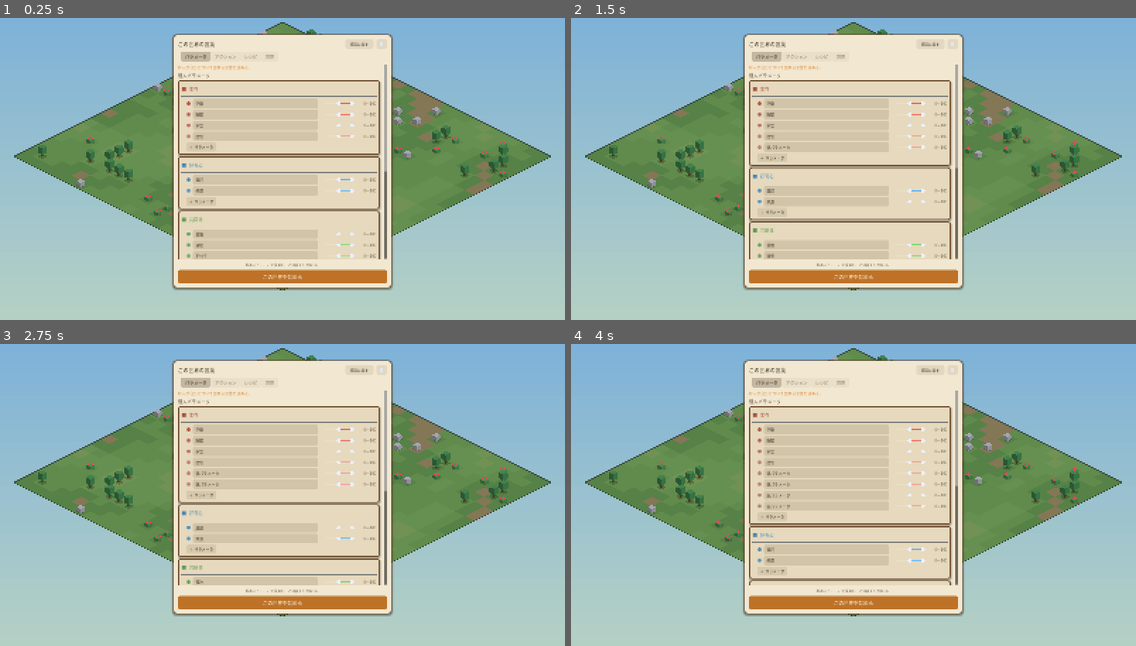
Above: before the commit, frames 1-4 (two rows, left to right).
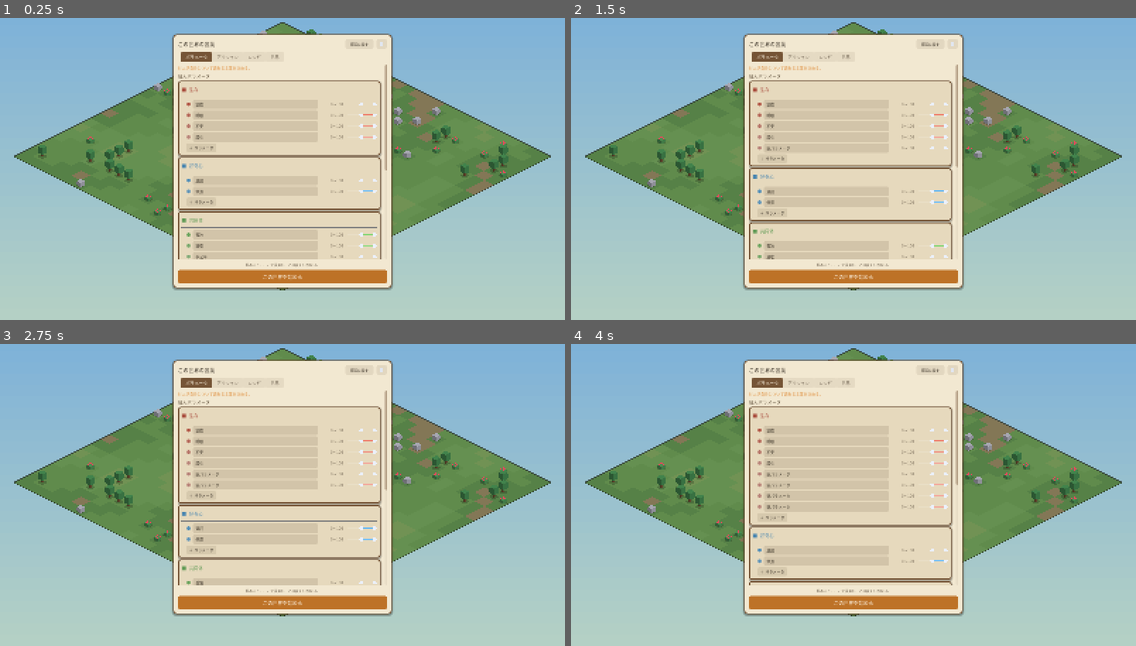
Above: after the commit, the same moments.

Repository: asterisk-cn/world-simulator
Game: Godot game, scene res://scenes/main.tscn
The game is run twice, just before and just after one commit, with the same random seed, the same clock (stepped at 60 frames per second) and the same inputs.
Inputs:
- Up to frame 1 (0.25 s): no input
- Up to frame 2 (1.5 s): click "既定に戻す" at 0.5 s; click "＋ パラメータ" at 1.25 s
- Up to frame 3 (2.75 s): click "＋ パラメータ" at 2 s
- Up to frame 4 (4 s): click "＋ パラメータ" at 2.75 s; click "＋ パラメータ" at 3.5 s

The runs differ from the first frame. In frame 1, 3.3% of the frame differs, in the area x 31-69%, y 11-80%; in frame 2, 3.0%; in frame 3, 3.3%; in frame 4, 3.2%.

Commit message:
タブとスクロールバーを紙に馴染ませ、右端の詰まりを解消
- 選ばれているタブを木の色で塗り、紙の文字を乗せる。
  半端な濃さでは選択が読めなかった
- スクロールバーが紙の上で黒い棒に見えていたので木の色へ
- 範囲の値をスライダーの手前に移し、行の右端に余白を作る

Co-Authored-By: Claude Opus 5 <noreply@anthropic.com>

Diff:
--- a/scripts/ui/ui_kit.gd
+++ b/scripts/ui/ui_kit.gd
@@ -79,14 +79,44 @@
 	th.set_stylebox("hover", "PopupMenu", flat.call(INK_HOVER, 5, 6, 3))
 
 	th.set_stylebox("panel", "TabContainer", StyleBoxEmpty.new())
-	th.set_stylebox("tab_selected", "TabContainer", flat.call(INK_ACTIVE, 6, 12, 5))
-	th.set_stylebox("tab_unselected", "TabContainer", flat.call(Color(0.30, 0.22, 0.14, 0.05), 6, 12, 5))
-	th.set_stylebox("tab_hovered", "TabContainer", flat.call(INK_HOVER, 6, 12, 5))
-	th.set_color("font_selected_color", "TabContainer", Color(0.10, 0.08, 0.05))
+	# 選ばれているタブは木の色で塗り、紙の文字を乗せる。半端な濃さだと選択が読めない
+	var tab_on := StyleBoxFlat.new()
+	tab_on.bg_color = WOOD
+	tab_on.corner_radius_top_left = 7
+	tab_on.corner_radius_top_right = 7
+	tab_on.content_margin_left = 14
+	tab_on.content_margin_right = 14
+	tab_on.content_margin_top = 6
+	tab_on.content_margin_bottom = 6
+	th.set_stylebox("tab_selected", "TabContainer", tab_on)
+	th.set_stylebox("tab_unselected", "TabContainer",
+		flat.call(Color(0.30, 0.22, 0.14, 0.08), 7, 14, 6))
+	th.set_stylebox("tab_hovered", "TabContainer",
+		flat.call(Color(0.30, 0.22, 0.14, 0.16), 7, 14, 6))
+	th.set_color("font_selected_color", "TabContainer", Color(0.97, 0.94, 0.87))
 	th.set_color("font_unselected_color", "TabContainer", TEXT_DIM)
+	th.set_color("font_hovered_color", "TabContainer", TEXT)
 
 	th.set_color("separator", "HSeparator", Color(0.30, 0.22, 0.14, 0.22))
 	th.set_constant("separation", "HSeparator", 6)
+
+	# スクロールバー。既定のままだと紙の上で黒い棒に見える
+	var track := StyleBoxFlat.new()
+	track.bg_color = Color(0.30, 0.22, 0.14, 0.07)
+	track.set_corner_radius_all(4)
+	track.content_margin_left = 3
+	track.content_margin_right = 3
+	var grab := StyleBoxFlat.new()
+	grab.bg_color = Color(0.46, 0.33, 0.21, 0.45)
+	grab.set_corner_radius_all(4)
+	var grab_on := StyleBoxFlat.new()
+	grab_on.bg_color = Color(0.46, 0.33, 0.21, 0.70)
+	grab_on.set_corner_radius_all(4)
+	for t in ["VScrollBar", "HScrollBar"]:
+		th.set_stylebox("scroll", t, track)
+		th.set_stylebox("grabber", t, grab)
+		th.set_stylebox("grabber_highlight", t, grab_on)
+		th.set_stylebox("grabber_pressed", t, grab_on)
 	return th
 
 
@@ -406,15 +436,15 @@
 	nm.custom_minimum_size = Vector2(name_width, 0)
 	row.add_child(nm)
 
+	var val := label("%d〜%d" % [int(lo), int(hi)], 11, TEXT_DIM)
+	val.custom_minimum_size = Vector2(58, 0)
+	val.horizontal_alignment = HORIZONTAL_ALIGNMENT_RIGHT
+	row.add_child(val)
+
 	var rs := RangeSlider.new()
 	rs.custom_minimum_size = Vector2(112, ROW_H)
 	row.add_child(rs)
 	rs.setup(vmin, vmax, lo, hi, step, col)
-
-	var val := label("%d〜%d" % [int(lo), int(hi)], 11, TEXT_DIM)
-	val.custom_minimum_size = Vector2(56, 0)
-	val.horizontal_alignment = HORIZONTAL_ALIGNMENT_RIGHT
-	row.add_child(val)
 
 	rs.changed.connect(func(l: float, h: float) -> void:
 		val.text = "%d〜%d" % [int(l), int(h)]
